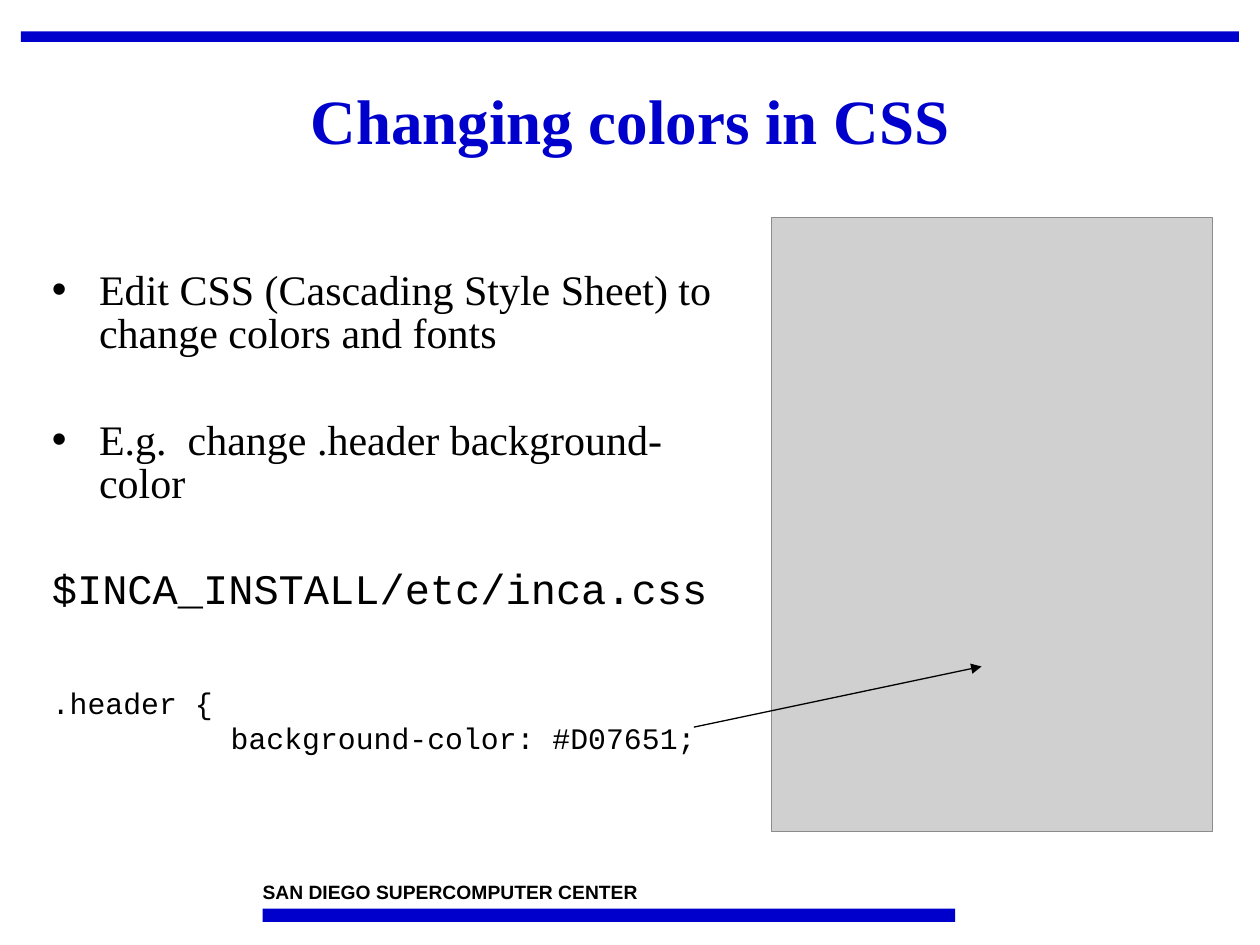
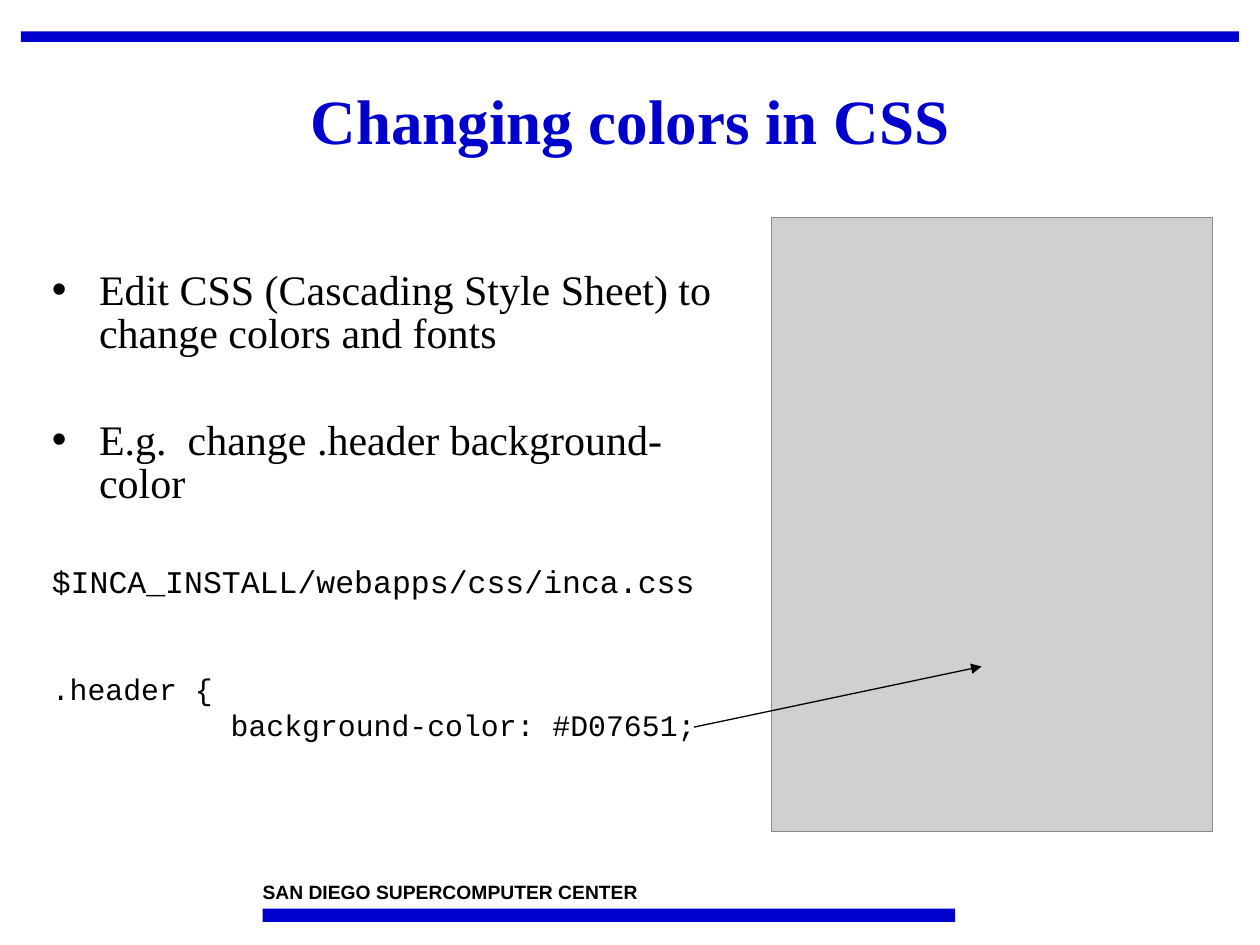
Before and after one commit to IncaProject/inca-xsede, a slide deck: slide 39 of talks/2008workshop/consumer.ppt. Drawn at 1260x945 pixels with LibreOffice and Linux fonts; fonts in the diff are those of the drawing; grey boxes stand for pictures; background and template pictures are left out. Boxes give left, top, right and bottom in pixels: in the first picture for what was removed or moved away, otherwise in the second. Text is boxed around its words. In the diff, an @@ line names an element or a change of style, - is before the commit and + after.

```diff
--- a/talks/2008workshop/consumer.ppt
+++ b/talks/2008workshop/consumer.ppt
@@ text at bbox=[52, 570, 695, 600]: text changed; size 24 to 18 pt @@
-$INCA_INSTALL/etc/inca.css
+$INCA_INSTALL/webapps/css/inca.css
```
Also in this commit, not shown: 2 other slides changed.
